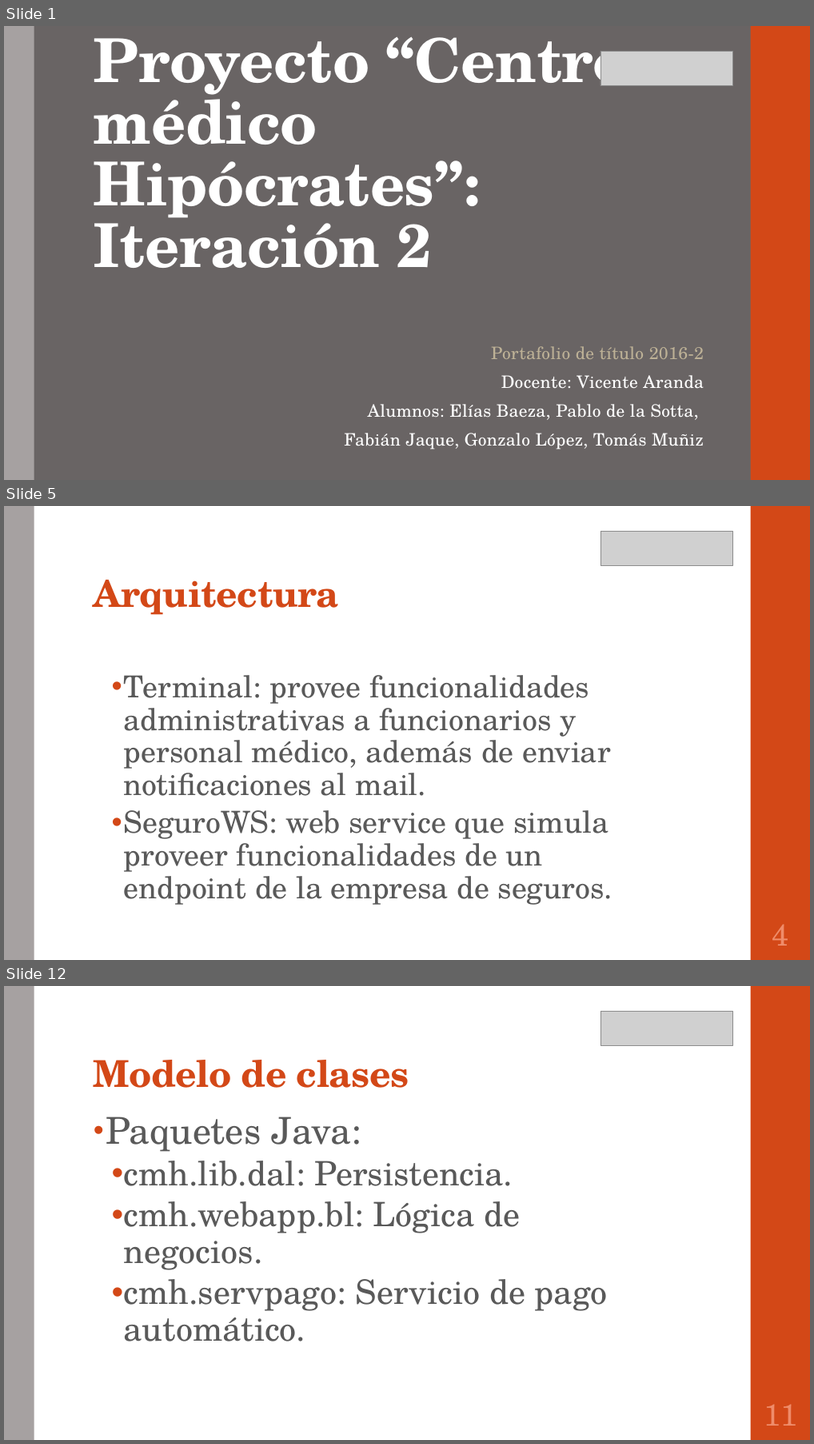
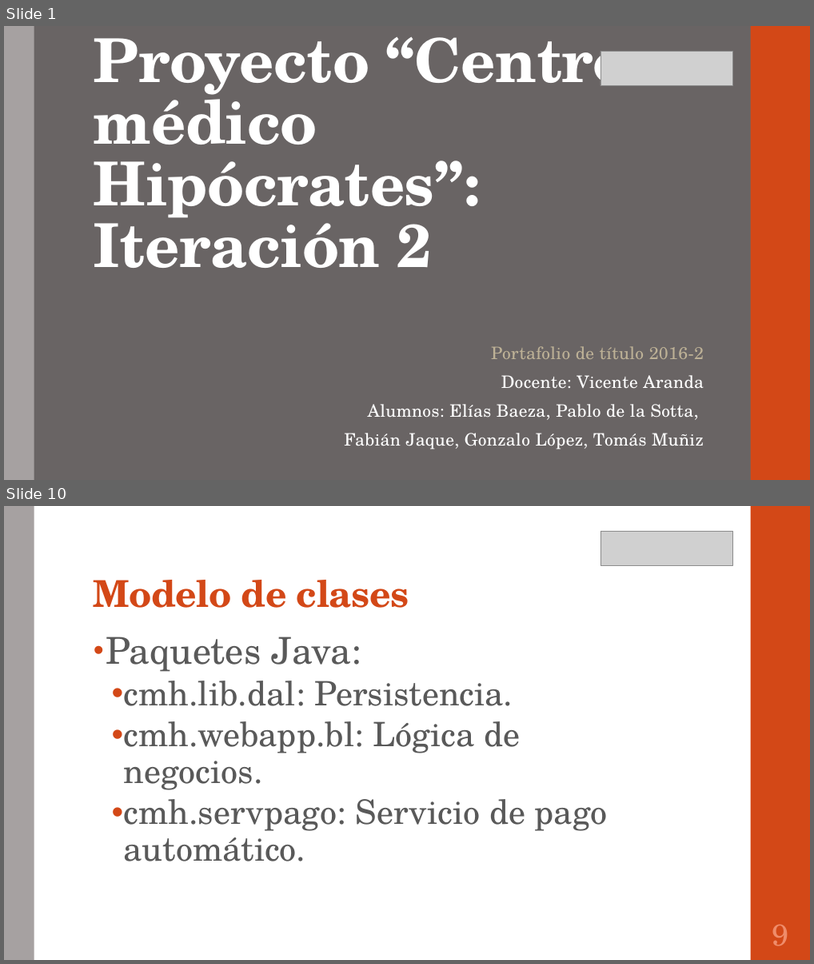
Before and after one commit to portafolio2016/hipocrates, a slide deck: presentación lunes 24 octubre 2016.pptx. Shown one above the other, each under a label of ours: slides 1, 5 and 12 before the commit, slides 1 and 10 after it; the slides between them are not shown. The pictures are 814x1444 and 814x964 pixels, drawn with LibreOffice and Linux fonts; fonts in the diff are those of the drawing; grey boxes stand for pictures. Boxes give left, top, right and bottom in pixels: in the first picture for what was removed or moved away, otherwise in the second. Text is boxed around its words. In the diff, an @@ line names an element or a change of style, - is before the commit and + after.

```diff
--- a/presentación lunes 24 octubre 2016.pptx
+++ b/presentación lunes 24 octubre 2016.pptx
@@ slide 5 removed at (x1=4, y1=506, x2=810, y2=960), background #FFFFFF; not listed: 2 template elements that a slide beside it also shows @@
@@ picture removed at (x1=601, y1=531, x2=734, y2=565) @@
@@ title removed at (x1=94, y1=580, x2=339, y2=615) @@
-Arquitectura
@@ text removed at (x1=124, y1=675, x2=613, y2=904) @@
-  • Terminal: provee funcionalidades administrativas a funcionarios y personal médico, además de enviar notificaciones al mail.
-  • SeguroWS: web service que simula proveer funcionalidades de un endpoint de la empresa de seguros.
@@ page number removed at (x1=773, y1=924, x2=790, y2=945) @@
-4
@@ what was slide 12 is now slide 10 @@
@@ page number at (x1=773, y1=924, x2=790, y2=946): text changed @@
-11
+9
```
Also in this commit, not shown: 9 slides changed, 1 slide added, 3 other slides removed.
